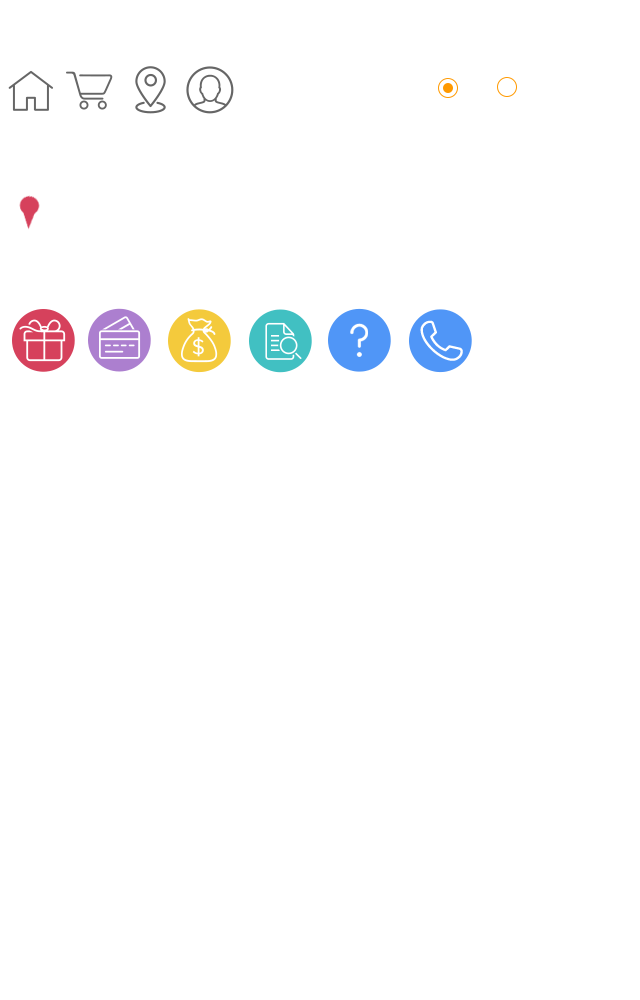
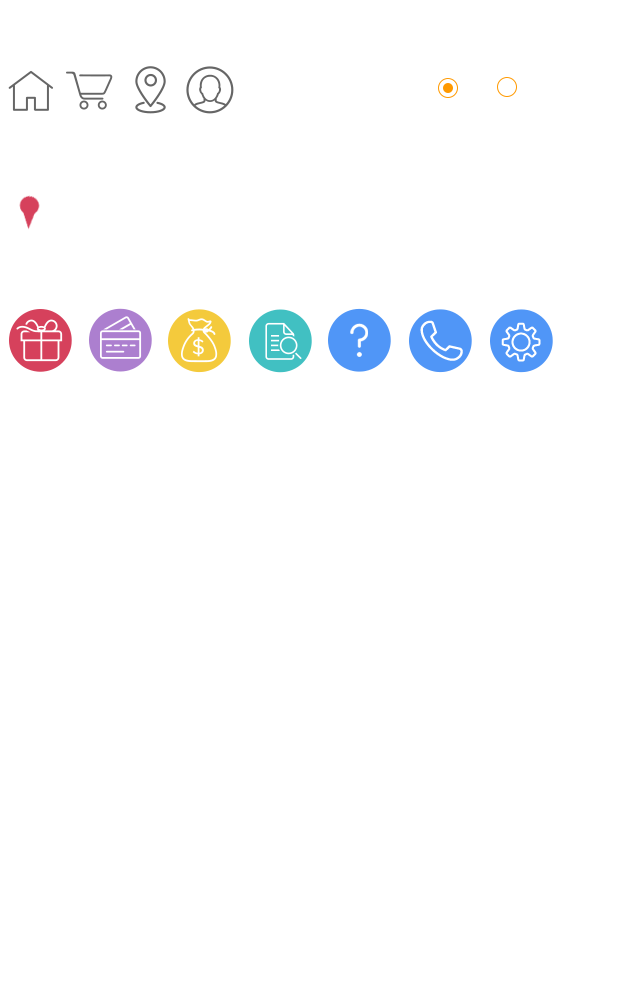
Layered file, before and after one edit (w=640, h=1000). Changes by layer:
renamed "图层 4" to "图层 5", painted on it over [9, 308, 553, 373]
